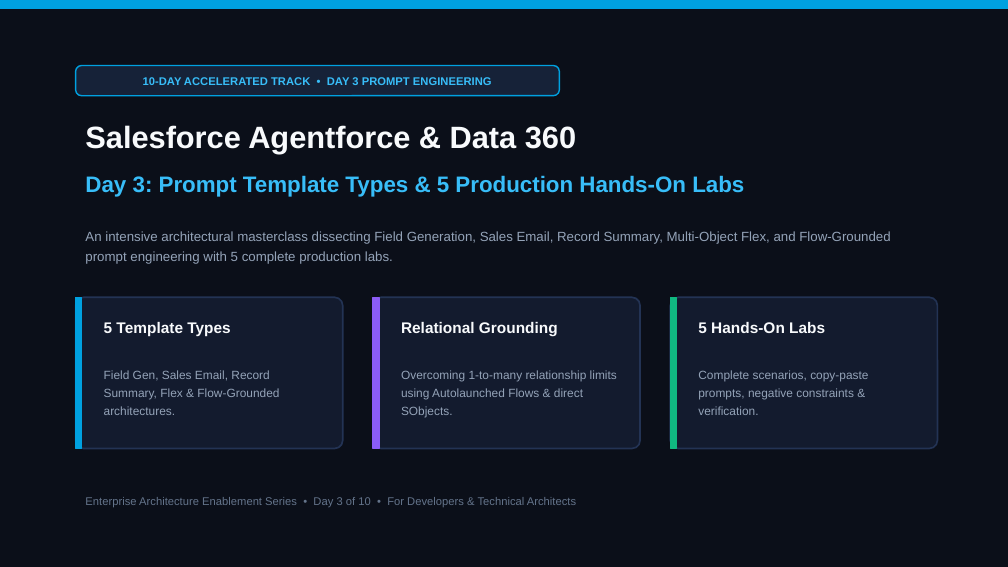
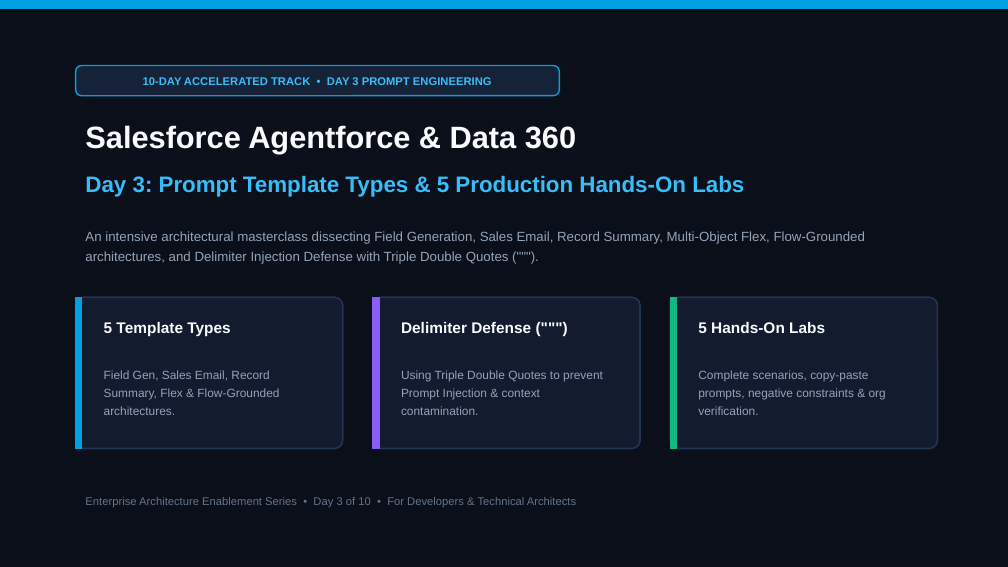
Before and after one commit to MohnishTak2725/agentforce-data360-workbench, a slide deck: slide 1 of Day-3-Prompt-Template-Engineering.pptx. Drawn at 1008x567 pixels with LibreOffice and Linux fonts; fonts in the diff are those of the drawing. Boxes give left, top, right and bottom in pixels: in the first picture for what was removed or moved away, otherwise in the second. Text is boxed around its words. In the diff, an @@ line names an element or a change of style, - is before the commit and + after.

Commit message:
feat(day3-ppt): add delimiter engineering with triple double quotes and update portal download links

```diff
--- a/Day-3-Prompt-Template-Engineering.pptx
+++ b/Day-3-Prompt-Template-Engineering.pptx
@@ text at (85, 231, 865, 264): text changed @@
-An intensive architectural masterclass dissecting Field Generation, Sales Email, Record Summary, Multi-Object Flex, and Flow-Grounded prompt engineering with 5 complete production labs.
+An intensive architectural masterclass dissecting Field Generation, Sales Email, Record Summary, Multi-Object Flex, Flow-Grounded architectures, and Delimiter Injection Defense with Triple Double Quotes (""").
@@ text at (401, 322, 531, 333): text changed @@
-Relational Grounding
+Delimiter Defense (""")
@@ text at (401, 370, 603, 415): text changed @@
-Overcoming 1-to-many relationship limits using Autolaunched Flows & direct SObjects.
+Using Triple Double Quotes to prevent Prompt Injection & context contamination.
@@ text at (698, 370, 886, 415): text changed @@
-Complete scenarios, copy-paste prompts, negative constraints & verification.
+Complete scenarios, copy-paste prompts, negative constraints & org verification.
```
Also in this commit, not shown: 12 other slides changed, 1 slide added, 3 other files.
